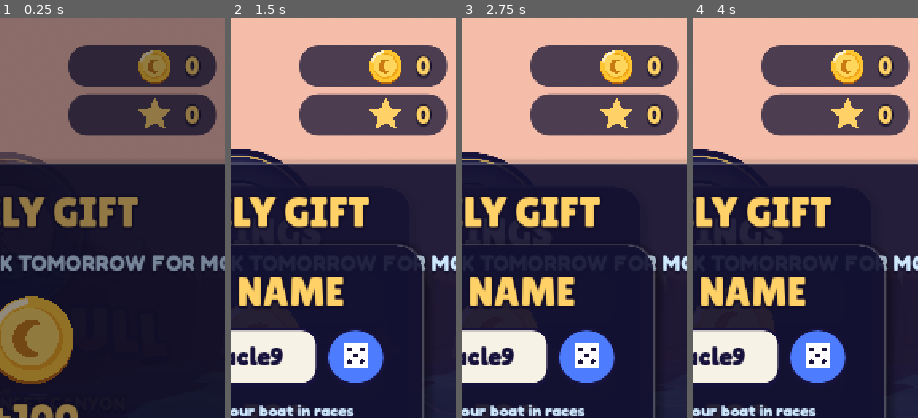
Above: before the commit, frames 1-4 (left to right).
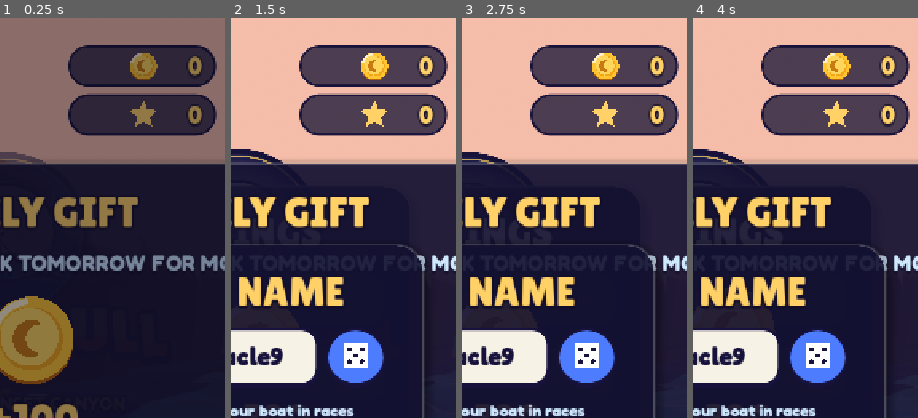
Above: after the commit, the same moments.

Repository: printchemy754-lgtm/moonpull
Game: Godot game, scene res://main.tscn
The game is run twice, just before and just after one commit, with the same random seed, the same clock (stepped at 60 frames per second) and the same inputs.
Inputs (mouse positions are % of the whole screen's width and height, from its top left):
- Up to frame 1 (0.25 s): no input
- Up to frame 2 (1.5 s): click "SaltyBarnacle91" at 0.5 s; click (9, 13) at 1.27 s
- Up to frame 3 (2.75 s): click "DONE" at 2 s
- Up to frame 4 (4 s): click "DONE" at 2.75 s; click "TASKS" at 3.5 s
The pictures show only the part of the screen within x 49-99%, y 0-50%; the shares and areas given below are measured in that part.

The runs differ from the first frame. In frame 1, 3.3% of the frame differs, in the area x 30-96%, y 6-30%; in frame 2, 4.0%, in the area x 30-97%, y 6-30%; in frame 3, 4.0%; in frame 4, 4.0%.

Commit message:
Fix coin counter

Diff:
--- a/game/scripts/ui.gd
+++ b/game/scripts/ui.gd
@@ -323,26 +323,35 @@
 		b.create_tween().tween_property(b, "scale", Vector2.ONE, 0.12).set_trans(Tween.TRANS_BACK).set_ease(Tween.EASE_OUT))
 
 
+## Rounded counter: [icon][number]. Icon and number sit side by side in a row
+## (a PanelContainer stretches every direct child over its whole area).
 func _pill(icon: String, color: Color) -> Array:
 	var p := PanelContainer.new()
 	var sb := _style(Color(0.08, 0.07, 0.2, 0.75), 30, 0)
-	sb.content_margin_left = 66
-	sb.content_margin_right = 26
+	sb.content_margin_left = 10
+	sb.content_margin_right = 22
 	sb.content_margin_top = 4
 	sb.content_margin_bottom = 4
+	sb.border_width_left = 3
+	sb.border_width_right = 3
+	sb.border_width_top = 3
+	sb.border_width_bottom = 3
+	sb.border_color = Toon.INK
 	p.add_theme_stylebox_override("panel", sb)
 	p.mouse_filter = Control.MOUSE_FILTER_IGNORE
+	var row := HBoxContainer.new()
+	row.add_theme_constant_override("separation", 10)
+	row.alignment = BoxContainer.ALIGNMENT_END
+	row.mouse_filter = Control.MOUSE_FILTER_IGNORE
+	p.add_child(row)
+	var ic := IconDraw.new(icon, color)
+	ic.custom_minimum_size = Vector2(48, 48)
+	ic.size_flags_vertical = Control.SIZE_SHRINK_CENTER
+	row.add_child(ic)
 	var l := _label("0", 40, color, 8)
 	l.horizontal_alignment = HORIZONTAL_ALIGNMENT_RIGHT
-	l.custom_minimum_size = Vector2(80, 56)
-	p.add_child(l)
-	var ic := IconDraw.new(icon, color)
-	ic.set_anchors_preset(Control.PRESET_CENTER_LEFT)
-	ic.offset_left = 10
-	ic.offset_right = 58
-	ic.offset_top = -24
-	ic.offset_bottom = 24
-	p.add_child(ic)
+	l.custom_minimum_size = Vector2(60, 56)
+	row.add_child(l)
 	return [p, l]
 
 
@@ -452,20 +461,21 @@
 	for k in [["boost", "bolt", Color("ffc531")], ["slow", "moon", Color("8fd8ff")], ["shield", "shield", Color("54e0ff")], ["magnet", "magnet", Color("ff4fd8")]]:
 		var chip := PanelContainer.new()
 		var sb := _style(Color(0.08, 0.07, 0.2, 0.7), 26, 0)
-		sb.content_margin_left = 58
-		sb.content_margin_right = 18
+		sb.content_margin_left = 10
+		sb.content_margin_right = 16
 		chip.add_theme_stylebox_override("panel", sb)
 		chip.mouse_filter = Control.MOUSE_FILTER_IGNORE
+		var crow := HBoxContainer.new()
+		crow.add_theme_constant_override("separation", 6)
+		crow.mouse_filter = Control.MOUSE_FILTER_IGNORE
+		chip.add_child(crow)
+		var ic := IconDraw.new(k[1], k[2])
+		ic.custom_minimum_size = Vector2(40, 40)
+		ic.size_flags_vertical = Control.SIZE_SHRINK_CENTER
+		crow.add_child(ic)
 		var l := _label("", 30, k[2], 6)
-		l.custom_minimum_size = Vector2(40, 50)
-		chip.add_child(l)
-		var ic := IconDraw.new(k[1], k[2])
-		ic.set_anchors_preset(Control.PRESET_CENTER_LEFT)
-		ic.offset_left = 10
-		ic.offset_right = 50
-		ic.offset_top = -20
-		ic.offset_bottom = 20
-		chip.add_child(ic)
+		l.custom_minimum_size = Vector2(30, 50)
+		crow.add_child(l)
 		chip.visible = false
 		effects_row.add_child(chip)
 		effect_chips[k[0]] = [chip, l]
